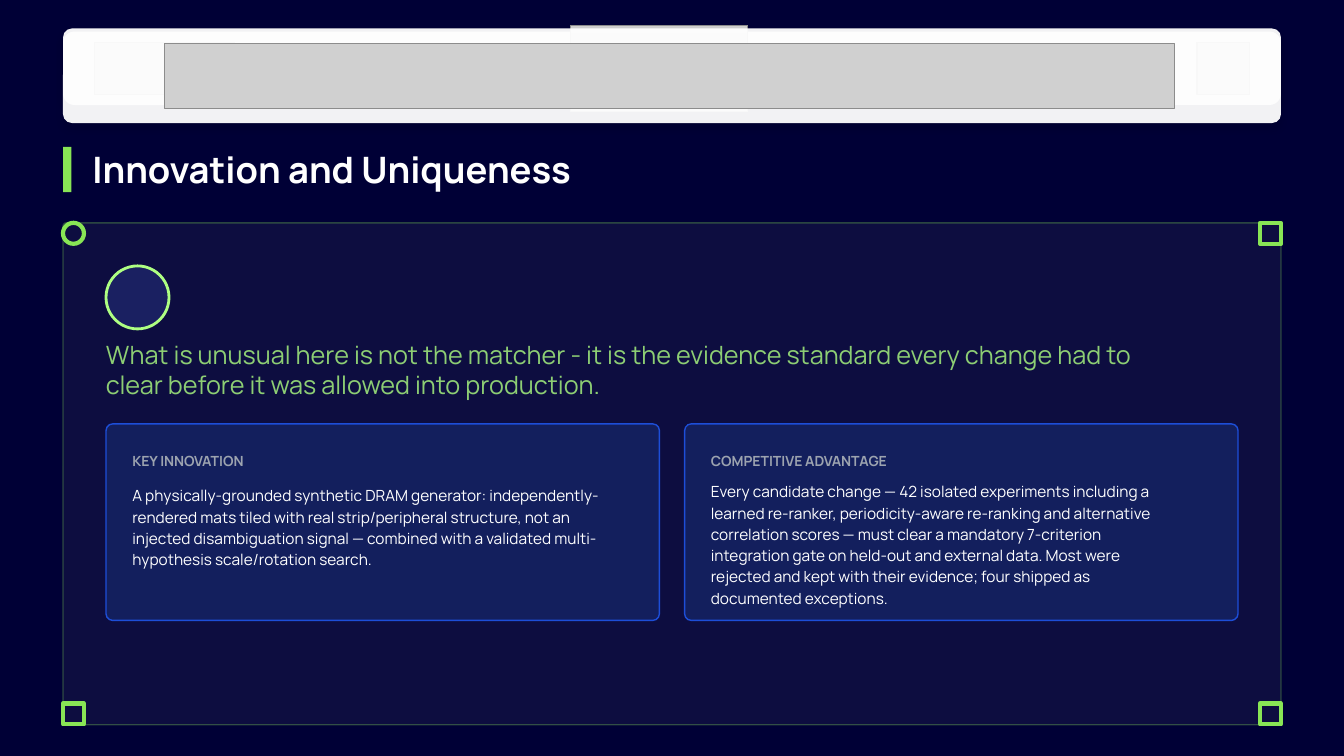
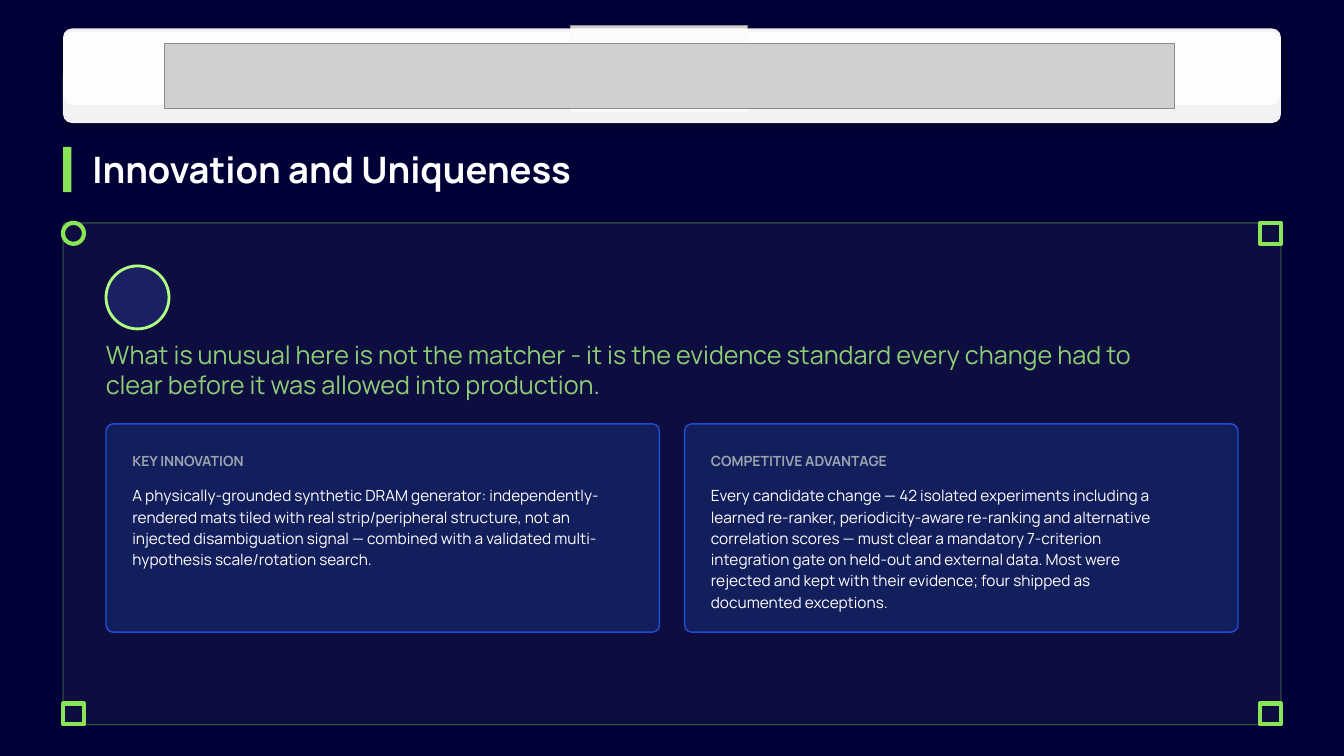
Before and after one commit to teja120805-cyber/Semicon-26---Kacha-Mango, a slide deck: slide 11 of Kaccha Mango_PS02.pptx (slide 5 before the commit). Drawn at 1344x756 pixels with LibreOffice and Linux fonts; fonts in the diff are those of the drawing; grey boxes stand for pictures; background and template pictures are left out; a plain dark background stands for a picture behind light text. Boxes give left, top, right and bottom in pixels: in the first picture for what was removed or moved away, otherwise in the second. Text is boxed around its words. In the diff, an @@ line names an element or a change of style, - is before the commit and + after.

```diff
--- a/Kaccha Mango_PS02.pptx
+++ b/Kaccha Mango_PS02.pptx
@@ rounded rectangle: place and size @@
-rounded rectangle at box(106, 424, 659, 621)
+rounded rectangle at box(106, 423, 659, 632)
@@ rounded rectangle: place and size @@
-rounded rectangle at box(685, 424, 1238, 621)
+rounded rectangle at box(685, 424, 1238, 633)
@@ text "Every candidate change — 42 ...": place and size @@
-text "Every candidate change — 42 ..." at box(711, 485, 1151, 608)
+text "Every candidate change — 42 ..." at box(711, 489, 1151, 612)
```
Also in this commit, not shown: 7 other slides changed, 6 slides added, 24 other files.
